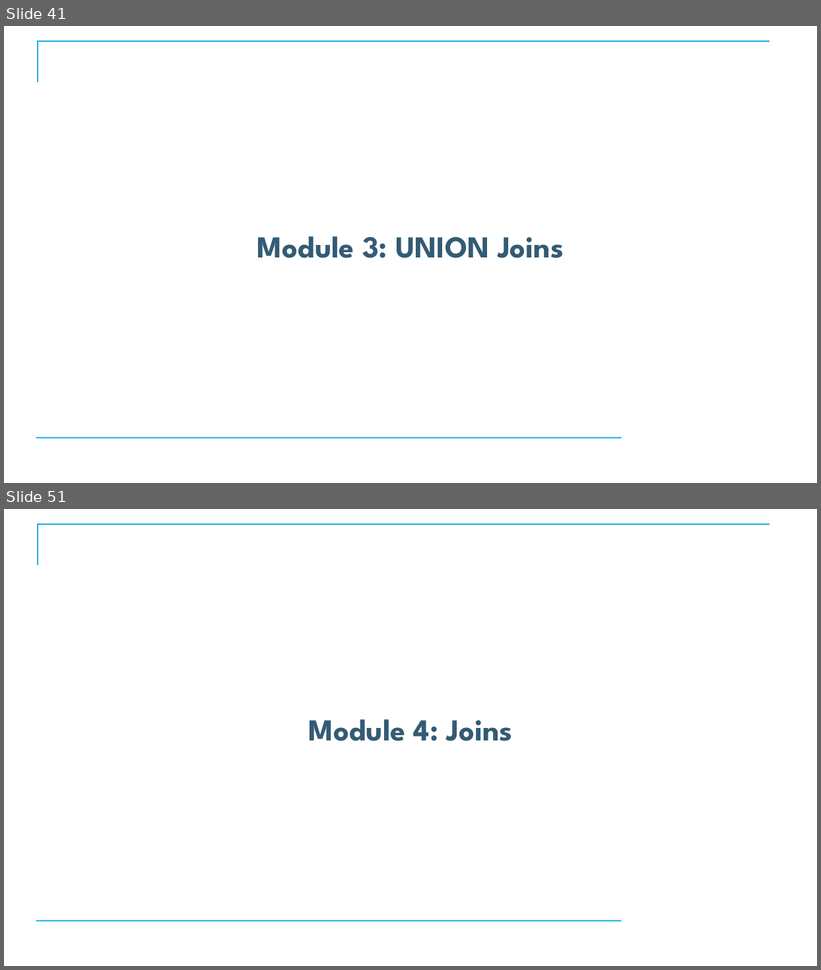
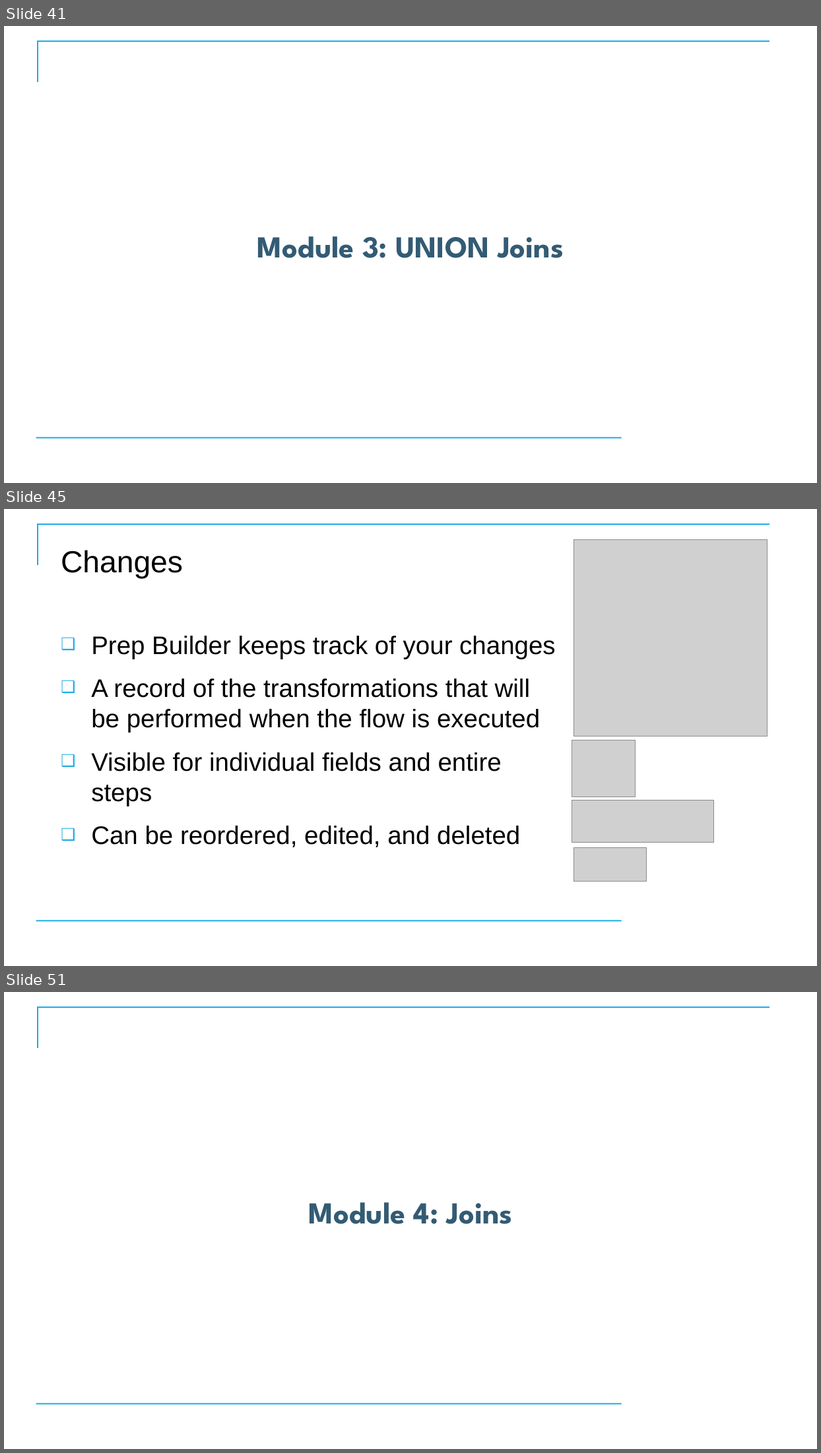
Before and after one commit to CostelloTechnicalConsulting/XTBP10---Tableau-Prep-Introduction, a slide deck: ppt/TableauPrepBuilderIntroV1_1.pptx. Shown one above the other, each under a label of ours: slides 41 and 51 before the commit, slides 41, 45 and 51 after it; the slides between them are not shown. The pictures are 821x970 and 821x1453 pixels, drawn with LibreOffice and Linux fonts; fonts in the diff are those of the drawing; grey boxes stand for pictures; background and template pictures are left out. Boxes give left, top, right and bottom in pixels: in the first picture for what was removed or moved away, otherwise in the second. Text is boxed around its words. In the diff, an @@ line names an element or a change of style, - is before the commit and + after.

```diff
--- a/ppt/TableauPrepBuilderIntroV1_1.pptx
+++ b/ppt/TableauPrepBuilderIntroV1_1.pptx
@@ slide 45 added at box(4, 509, 817, 966), background #FFFFFF; not listed: 2 template elements that a slide beside it also shows @@
@@ picture added at box(574, 539, 768, 737) @@
@@ title added at box(61, 550, 183, 579), 36 pt, text #000000 @@
+Changes
@@ text added at box(91, 636, 555, 848), 30 pt, text #000000 @@
+❑ Prep Builder keeps track of your changes
+❑ A record of the transformations that will be performed when the flow is executed
+❑ Visible for individual fields and entire steps
+❑ Can be reordered, edited, and deleted
@@ picture added at box(572, 741, 636, 797) @@
@@ picture added at box(572, 801, 714, 843) @@
@@ picture added at box(574, 848, 646, 882) @@
```
Also in this commit, not shown: 26 slides changed, 1 slide removed, 18 other files.
